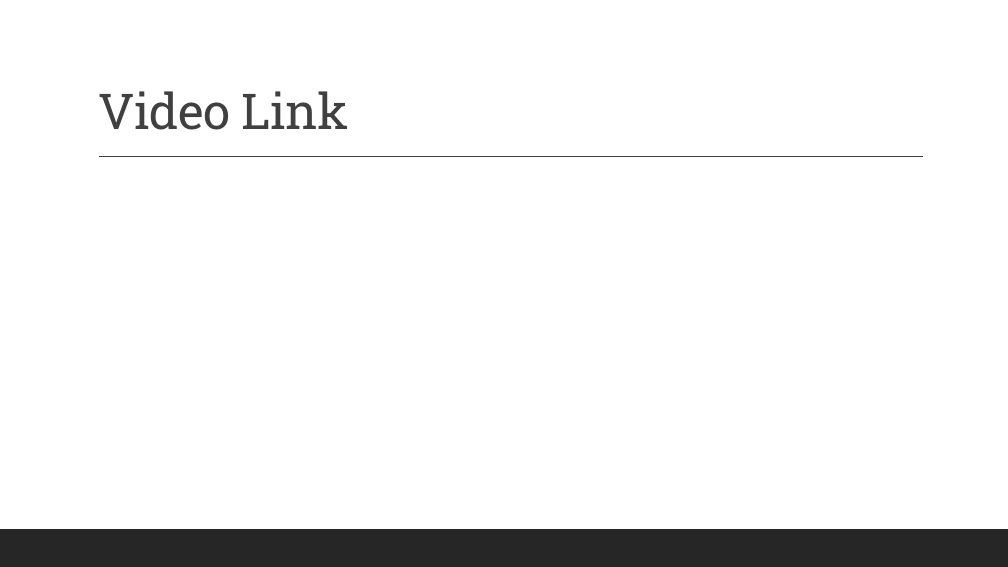
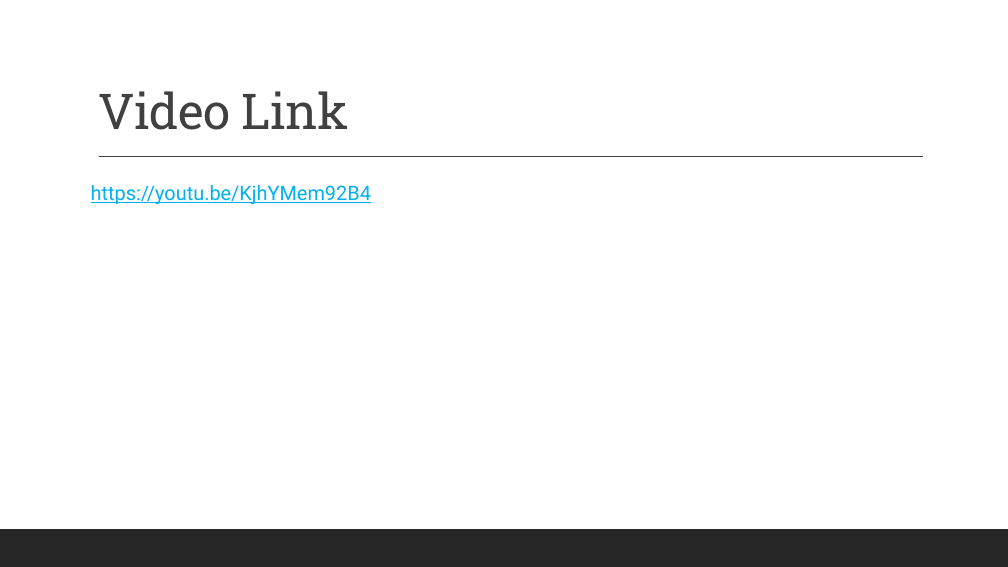
Before and after one commit to RageOfLeviathan/DS6306_CaseStudy02, a slide deck: slide 8 of DS6306_CaseStudy02.pptx (slide 5 before the commit). Drawn at 1008x567 pixels with LibreOffice and Linux fonts; fonts in the diff are those of the drawing. Boxes give left, top, right and bottom in pixels: in the first picture for what was removed or moved away, otherwise in the second. Text is boxed around its words. In the diff, an @@ line names an element or a change of style, - is before the commit and + after.

```diff
--- a/DS6306_CaseStudy02.pptx
+++ b/DS6306_CaseStudy02.pptx
@@ text added at (x1=91, y1=185, x2=371, y2=205), 19 pt, text #00B0F0, underline @@
+https://youtu.be/KjhYMem92B4
```
Also in this commit, not shown: 1 other slide changed, 5 slides added, 2 slides removed, 5 other files.
